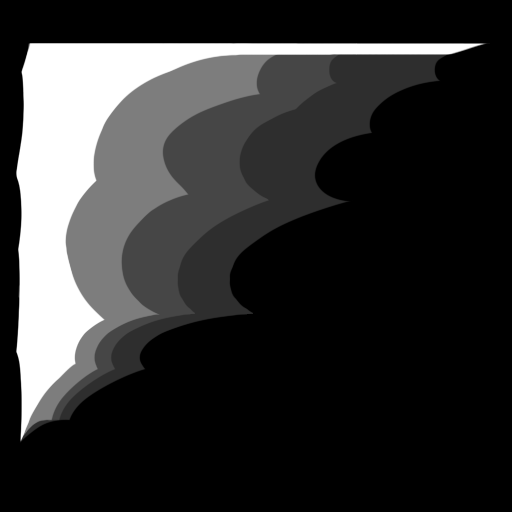
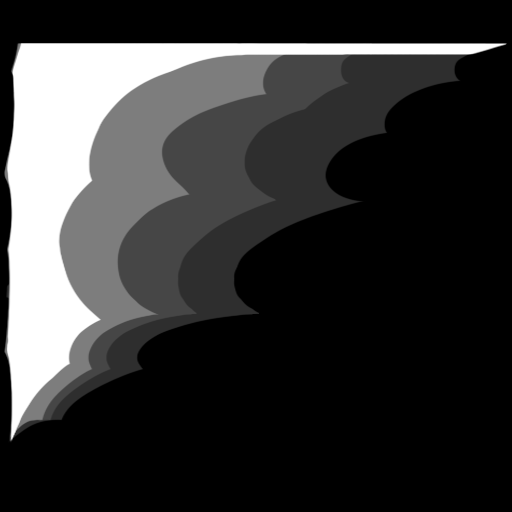
Layer changes from the first 512×512 image to the second:
painted on "레이어 3" over [6, 43, 507, 443]
painted on "레이어 5" over [4, 43, 308, 439]
painted on "레이어 6" over [4, 43, 373, 434]
painted on "레이어 4" over [5, 43, 487, 443]
